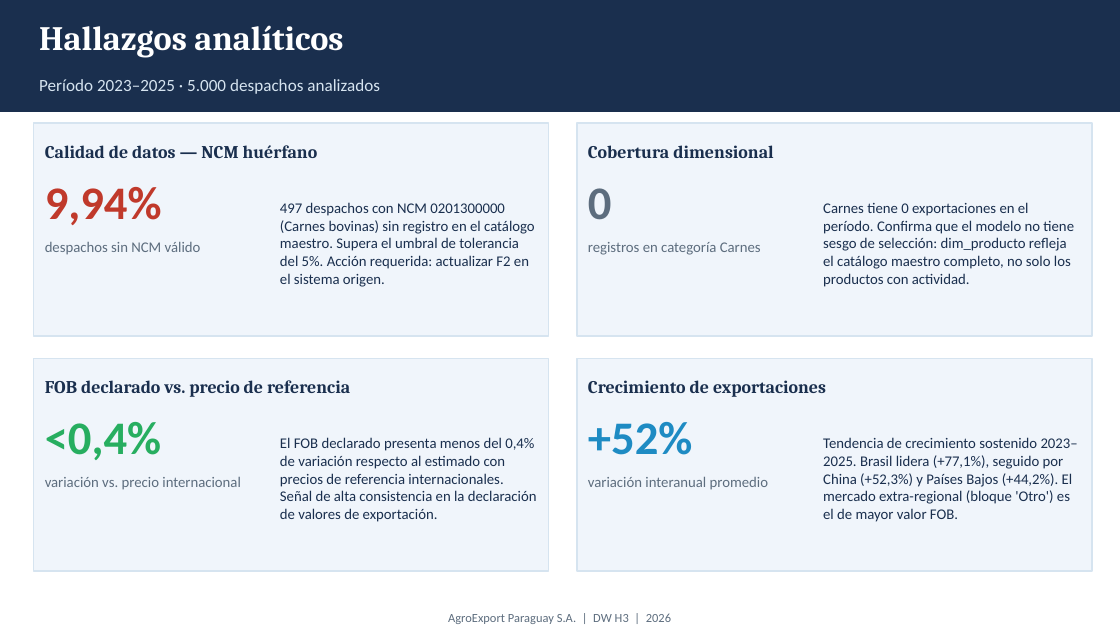
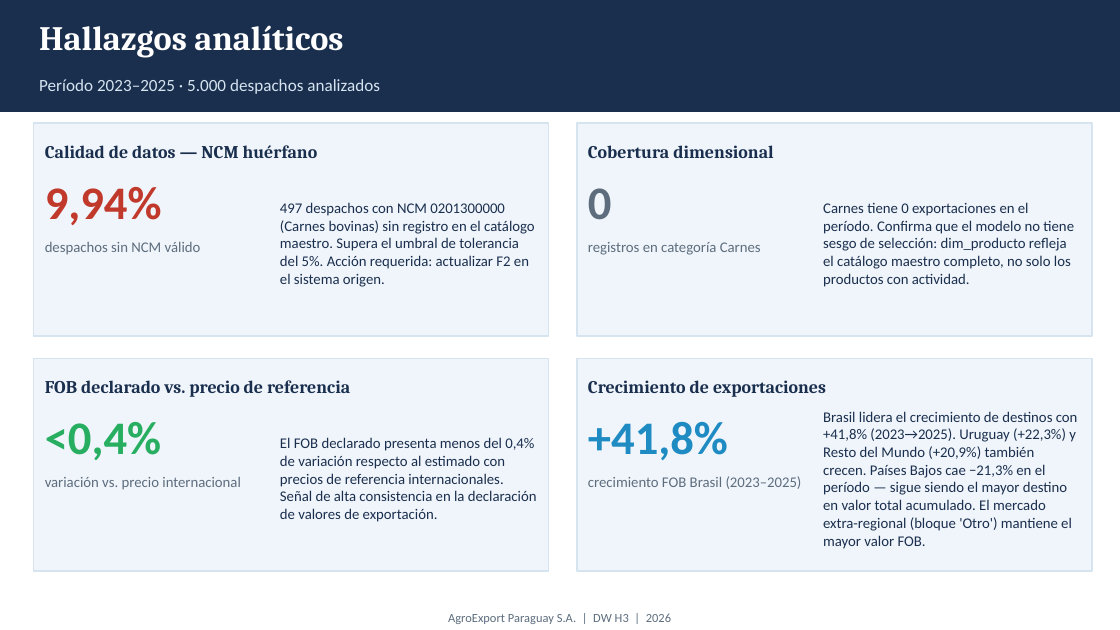
Before and after one commit to PedroSRM/agroexport-dw, a slide deck: slide 13 of presentacion/H3_Presentacion_AgroExport.pptx. Drawn at 1120x630 pixels with LibreOffice and Linux fonts; fonts in the diff are those of the drawing. Boxes give left, top, right and bottom in pixels: in the first picture for what was removed or moved away, otherwise in the second. Text is boxed around its words. In the diff, an @@ line names an element or a change of style, - is before the commit and + after.

Commit message:
fix: corregir cifras de crecimiento y liderazgo de categorías con datos reales
- PPTX: Agroindustria ~49,9% lidera (no Oleaginosas); Brasil +41,8% (no +77,1%)
- PPTX: eliminar '+52% interanual global' — reemplazado por cifras reales por país
- PPTX: footer y hallazgo P3 actualizados con variaciones reales (2023→2025)
- SQL: agregar Consulta 3 — variación interanual FOB por país de destino (top 10)

```diff
--- a/presentacion/H3_Presentacion_AgroExport.pptx
+++ b/presentacion/H3_Presentacion_AgroExport.pptx
@@ text at box(823, 411, 1078, 549): text changed @@
-Tendencia de crecimiento sostenido 2023–2025. Brasil lidera (+77,1%), seguido por China (+52,3%) y Países Bajos (+44,2%). El mercado extra-regional (bloque 'Otro') es el de mayor valor FOB.
+Brasil lidera el crecimiento de destinos con +41,8% (2023→2025). Uruguay (+22,3%) y Resto del Mundo (+20,9%) también crecen. Países Bajos cae −21,3% en el período — sigue siendo el mayor destino en valor total acumulado. El mercado extra-regional (bloque 'Otro') mantiene el mayor valor FOB.
@@ text at box(588, 422, 728, 460): text changed @@
-+52%
++41,8%
@@ text at box(588, 476, 802, 489): text changed @@
-variación interanual promedio
+crecimiento FOB Brasil (2023–2025)
```
Also in this commit, not shown: 3 other slides changed, 1 other file.
